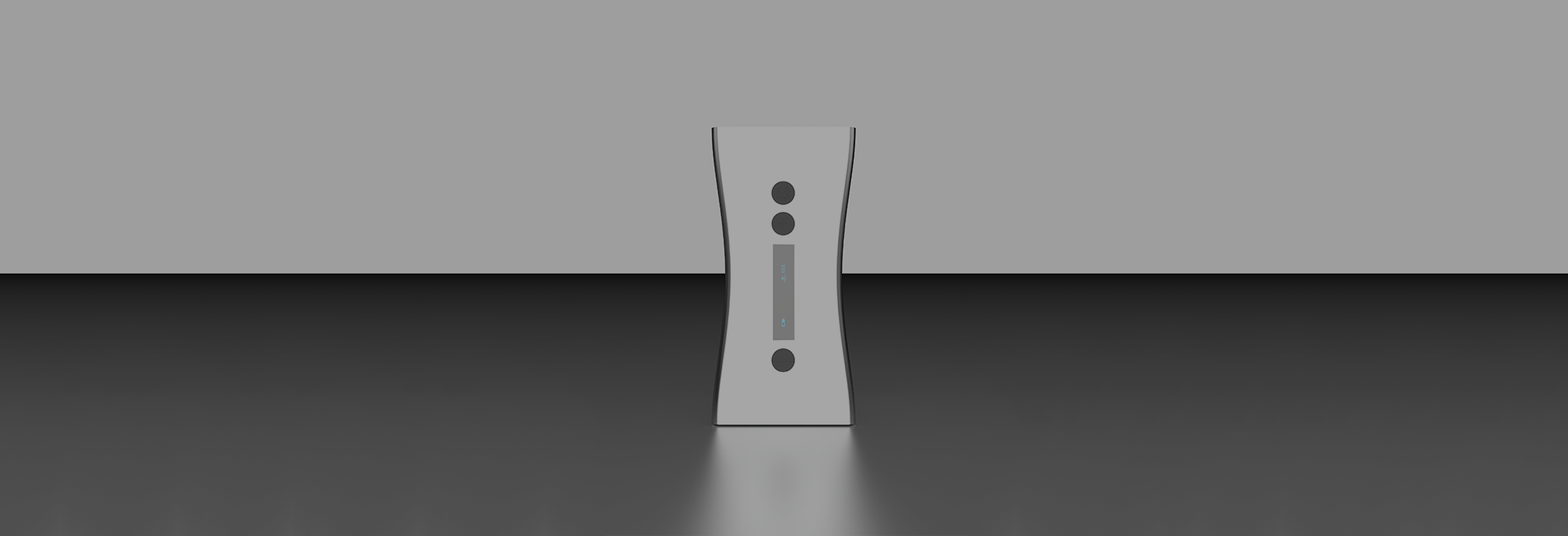
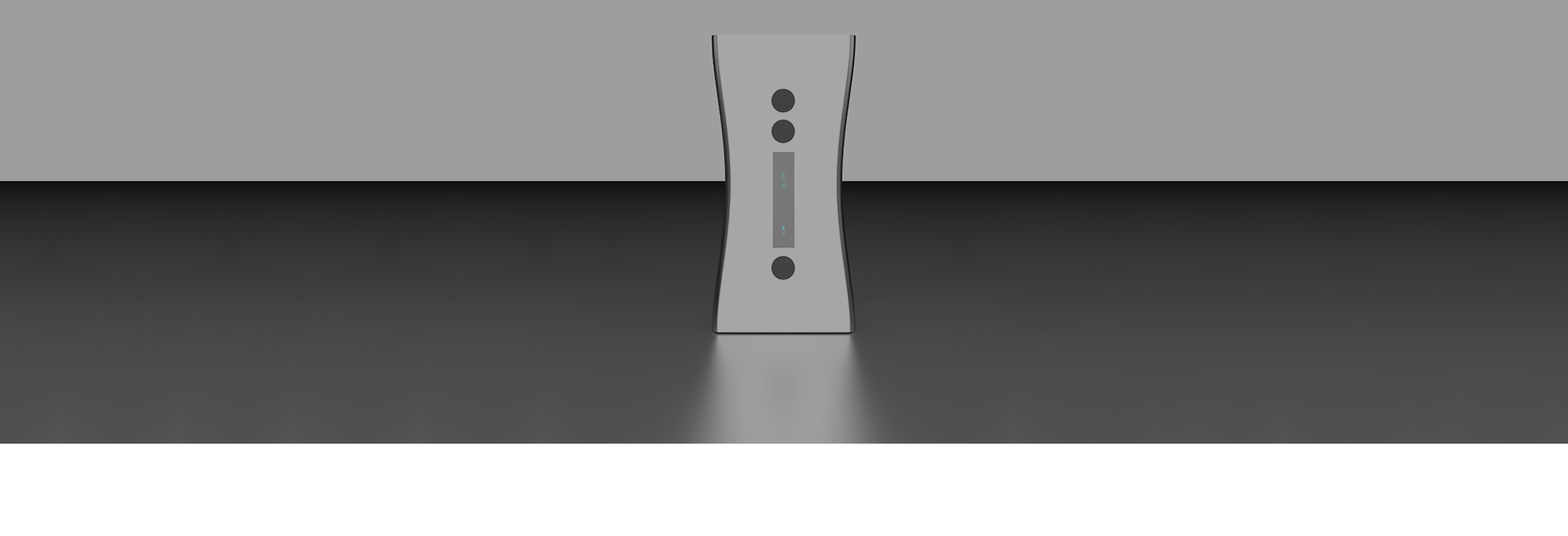
Layered file, before and after one edit (1568 × 536). Changes by layer:
removed layer "Rettangolo 1" (was 35%) over (x1=0, y1=32, x2=1568, y2=536)
renamed "microfono1" to "Livello 0", painted on it over (x1=0, y1=32, x2=1568, y2=536)
